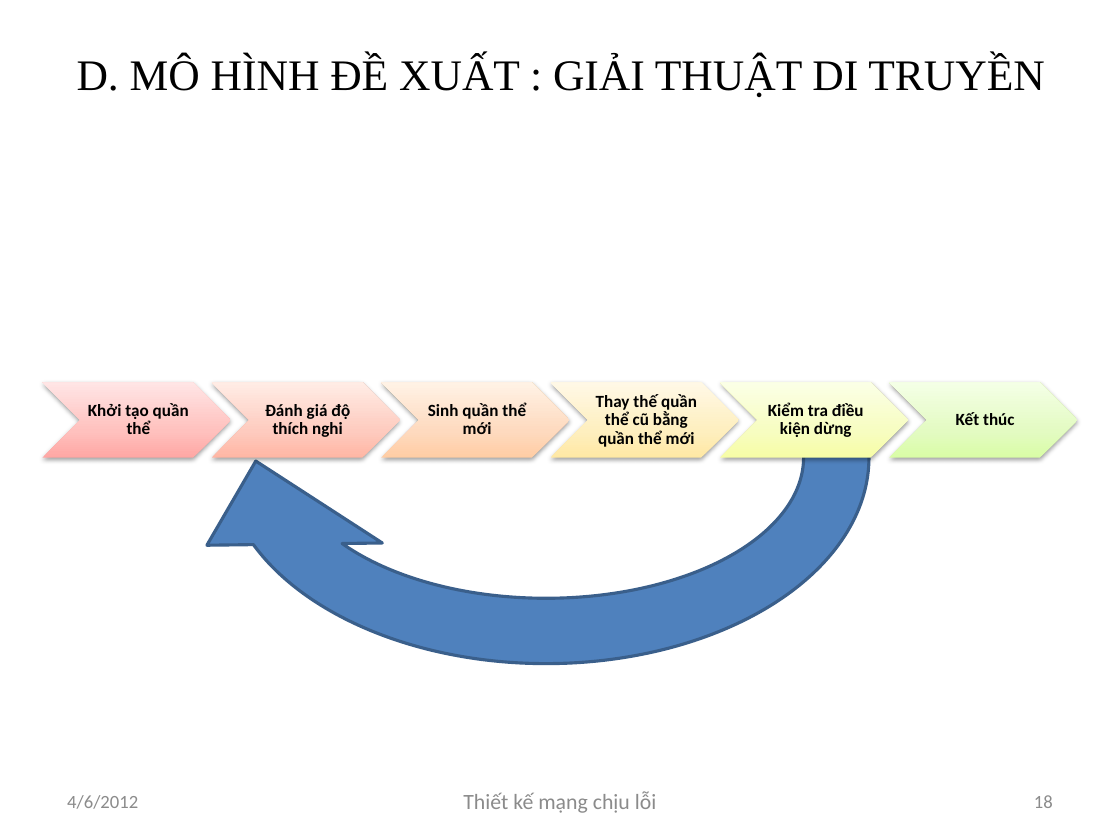
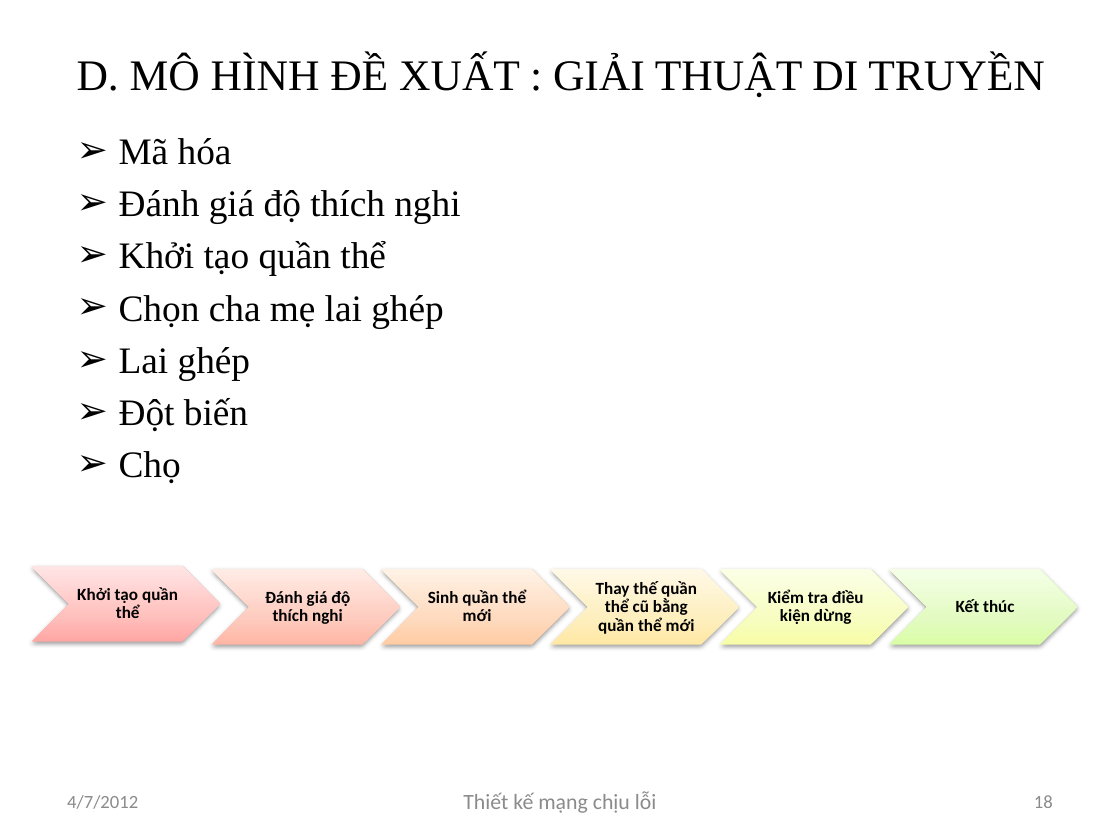
Before and after one commit to luongnv89/GAMSOND, a slide deck: slide 18 of Presents/Luongnv.Intro6.0.pptx. Drawn at 1120x840 pixels with LibreOffice and Linux fonts; fonts in the diff are those of the drawing. Boxes give left, top, right and bottom in pixels: in the first picture for what was removed or moved away, otherwise in the second. Text is boxed around its words. In the diff, an @@ line names an element or a change of style, - is before the commit and + after.

```diff
--- a/Presents/Luongnv.Intro6.0.pptx
+++ b/Presents/Luongnv.Intro6.0.pptx
@@ text added at box(119, 138, 460, 483), 24 pt, text #000000 @@
+➢ Mã hóa
+➢ Đánh giá độ thích nghi
+➢ Khởi tạo quần thể
+➢ Chọn cha mẹ lai ghép
+➢ Lai ghép
+➢ Đột biến
+➢ Chọ
@@ circular arrow removed at box(168, 196, 924, 719) @@
@@ chevron: place and size @@
-chevron at box(43, 382, 231, 457)
+chevron at box(31, 567, 220, 642)
@@ text "Khởi tạo quần thể": place and size @@
-text "Khởi tạo quần thể" at box(88, 403, 189, 434)
+text "Khởi tạo quần thể" at box(77, 587, 178, 618)
@@ 5 texts, 5 chevrons: place and size @@
-5 texts, 5 chevrons at box(212, 382, 1077, 457)
+5 texts, 5 chevrons at box(212, 569, 1077, 644)
@@ text at box(67, 795, 138, 809): text changed @@
-4/6/2012
+4/7/2012
```
Also in this commit, not shown: 32 other slides changed, 10 other files.
